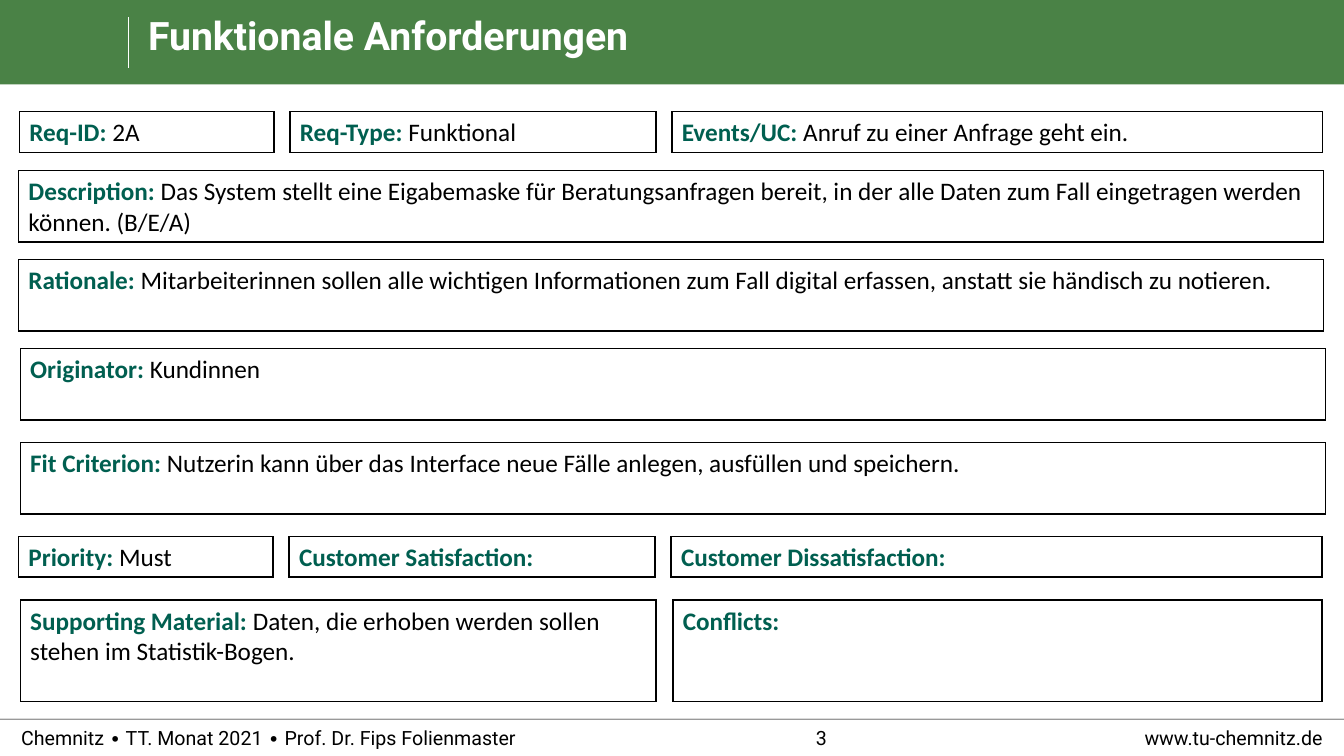
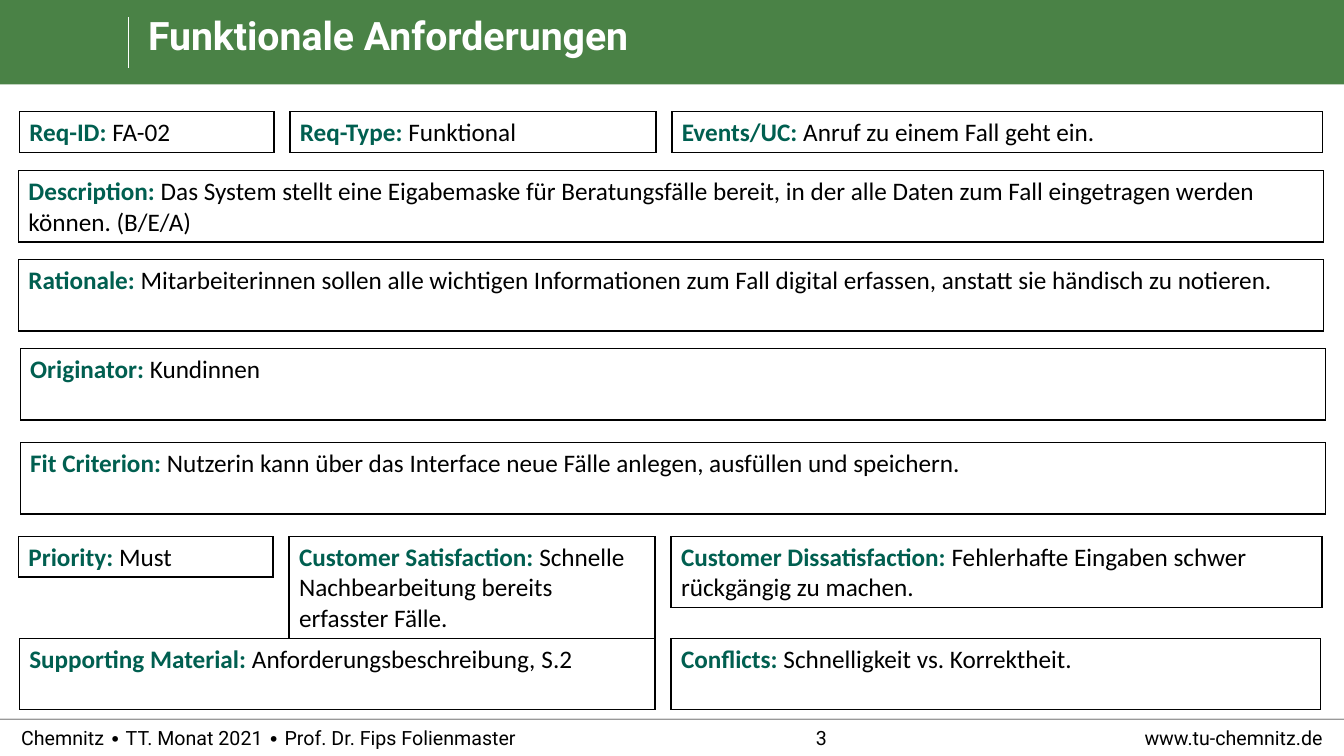
Before and after one commit to RealBiggerBo/Softwaretechnik, a slide deck: slide 3 of SnowCards_Requirements.pptx. Drawn at 1344x756 pixels with LibreOffice and Linux fonts; fonts in the diff are those of the drawing; background and template pictures are left out. Boxes give left, top, right and bottom in pixels: in the first picture for what was removed or moved away, otherwise in the second. Text is boxed around its words. In the diff, an @@ line names an element or a change of style, - is before the commit and + after.

```diff
--- a/SnowCards_Requirements.pptx
+++ b/SnowCards_Requirements.pptx
@@ text in rectangle at (29, 124, 170, 145): text changed @@
-Req-ID: 2A
+Req-ID: FA-02
@@ text in rectangle at (682, 123, 1094, 146): text changed @@
-Events/UC: Anruf zu einer Anfrage geht ein.
+Events/UC: Anruf zu einem Fall geht ein.
@@ text in rectangle at (28, 182, 1254, 235): text changed @@
-Description: Das System stellt eine Eigabemaske für Beratungsanfragen bereit, in der alle Daten zum Fall eingetragen werden können. (B/E/A)
+Description: Das System stellt eine Eigabemaske für Beratungsfälle bereit, in der alle Daten zum Fall eingetragen werden können. (B/E/A)
@@ rectangle "Customer Satisfaction: Schnelle Nachbearbeitung bereits ...": place and size @@
-rectangle "Customer Satisfaction: Schnelle Nachbearbeitung bereits ..." at (289, 536, 655, 577)
+rectangle "Customer Satisfaction: Schnelle Nachbearbeitung bereits ..." at (289, 536, 655, 638)
@@ rectangle "Customer Dissatisfaction: Fehlerhafte Eingaben schwer ...": place and size @@
-rectangle "Customer Dissatisfaction: Fehlerhafte Eingaben schwer ..." at (671, 536, 1323, 577)
+rectangle "Customer Dissatisfaction: Fehlerhafte Eingaben schwer ..." at (671, 536, 1323, 608)
@@ text in rectangle at (299, 548, 624, 628): text changed; text colour #005F50 to #000000; bold off @@
-Customer Satisfaction:
+Customer Satisfaction: Schnelle Nachbearbeitung bereits erfasster Fälle.
@@ text in rectangle at (681, 548, 1247, 601): text changed; text colour #005F50 to #000000; bold off @@
-Customer Dissatisfaction:
+Customer Dissatisfaction: Fehlerhafte Eingaben schwer rückgängig zu machen.
@@ rectangle "Supporting Material: Anforderungsbeschreibung, S.2": place and size @@
-rectangle "Supporting Material: Anforderungsbeschreibung, S.2" at (20, 600, 656, 702)
+rectangle "Supporting Material: Anforderungsbeschreibung, S.2" at (19, 638, 655, 710)
@@ text in rectangle at (29, 650, 572, 673): text changed @@
-Supporting Material: Daten, die erhoben werden sollen stehen im Statistik-Bogen.
+Supporting Material: Anforderungsbeschreibung, S.2
@@ rectangle "Conflicts: Schnelligkeit vs. Korrektheit.": place and size @@
-rectangle "Conflicts: Schnelligkeit vs. Korrektheit." at (674, 600, 1323, 702)
+rectangle "Conflicts: Schnelligkeit vs. Korrektheit." at (671, 638, 1321, 710)
@@ text in rectangle at (681, 650, 1072, 673): text changed; text colour #005F50 to #000000; bold off @@
-Conflicts:
+Conflicts: Schnelligkeit vs. Korrektheit.
```
Also in this commit, not shown: 27 other slides changed.
